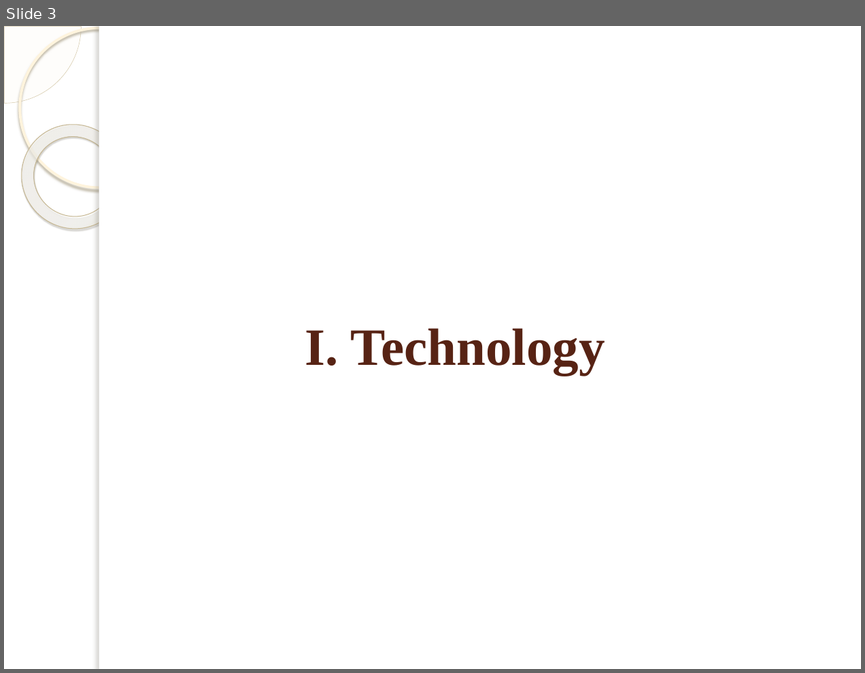
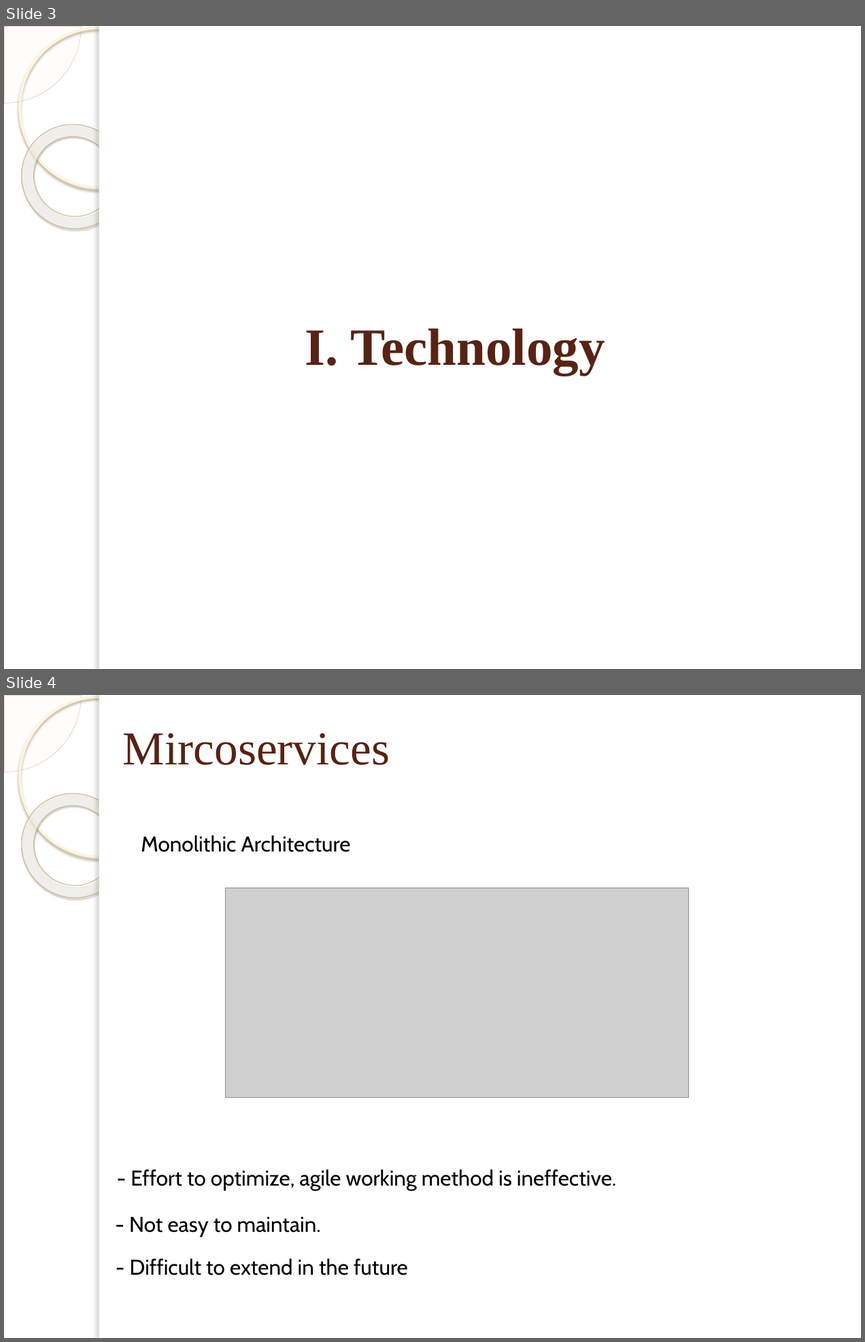
Before and after one commit to dohungcuongdev/thesis-documentation, a slide deck: Thesis-review.pptx. Shown one above the other, each under a label of ours: slide 3 before the commit, slides 3 and 4 after it. The pictures are 865x673 and 865x1342 pixels, drawn with LibreOffice and Linux fonts; fonts in the diff are those of the drawing; grey boxes stand for pictures; background and template pictures are left out. Boxes give left, top, right and bottom in pixels: in the first picture for what was removed or moved away, otherwise in the second. Text is boxed around its words. In the diff, an @@ line names an element or a change of style, - is before the commit and + after.

```diff
--- a/Thesis-review.pptx
+++ b/Thesis-review.pptx
@@ slide 4 added at box(4, 695, 861, 1338), background picture (left out); not listed: 5 template elements that a slide beside it also shows @@
@@ title added at box(123, 733, 390, 765), 39.6 pt, text #572314 @@
+Mircoservices
@@ text added at box(141, 835, 351, 852), 18 pt, text #000000 @@
+Monolithic Architecture
@@ picture added at box(225, 888, 689, 1098) @@
@@ text added at box(130, 1169, 616, 1190), 18 pt, text #000000 @@
+- Effort to optimize, agile working method is ineffective.
@@ text added at box(129, 1217, 321, 1236), 18 pt, text #000000 @@
+- Not easy to maintain.
@@ text added at box(130, 1258, 408, 1275), 18 pt, text #000000 @@
+- Difficult to extend in the future
```
Also in this commit, not shown: 5 slides changed, 3 other slides added, 1 other file.
